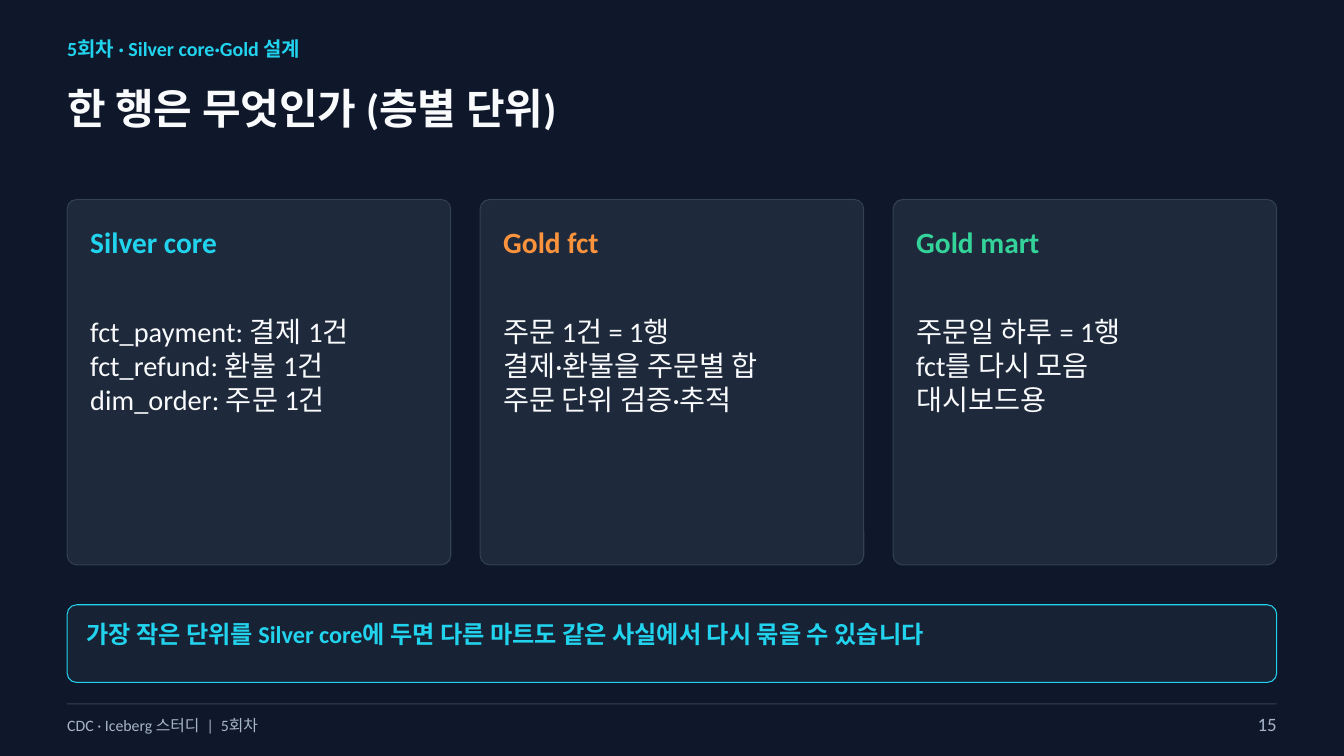
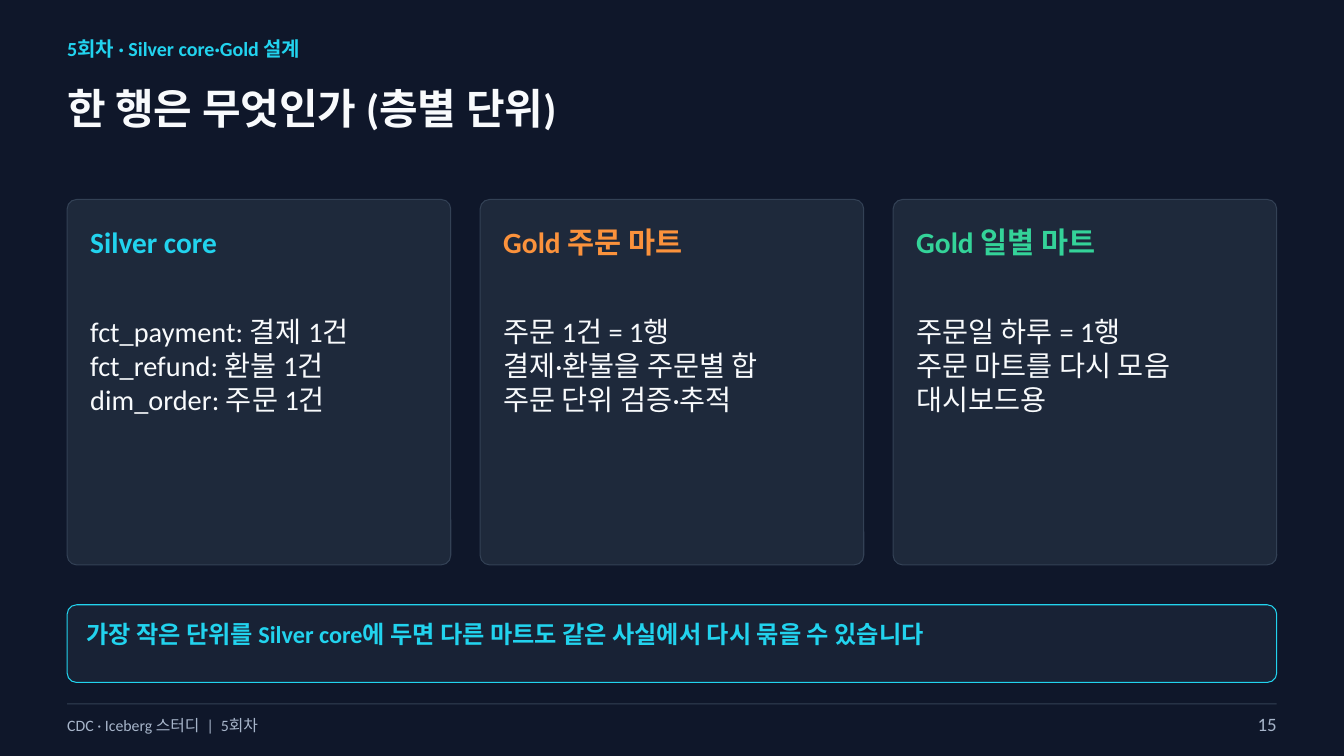
Before and after one commit to kim-dabin/cdc-lakehouse-study, a slide deck: slide 15 of labs/session05/slides/05-session05-student.pptx. Drawn at 1344x756 pixels with LibreOffice and Linux fonts; fonts in the diff are those of the drawing. Boxes give left, top, right and bottom in pixels: in the first picture for what was removed or moved away, otherwise in the second. Text is boxed around its words. In the diff, an @@ line names an element or a change of style, - is before the commit and + after.

```diff
--- a/labs/session05/slides/05-session05-student.pptx
+++ b/labs/session05/slides/05-session05-student.pptx
@@ text at [503, 228, 682, 256]: text changed @@
-Gold fct
+Gold 주문 마트
@@ text at [916, 228, 1095, 256]: text changed @@
-Gold mart
+Gold 일별 마트
@@ text at [916, 352, 1170, 379]: text changed @@
-fct를 다시 모음
+주문 마트를 다시 모음
```
Also in this commit, not shown: 8 other slides changed, 1 other file.
